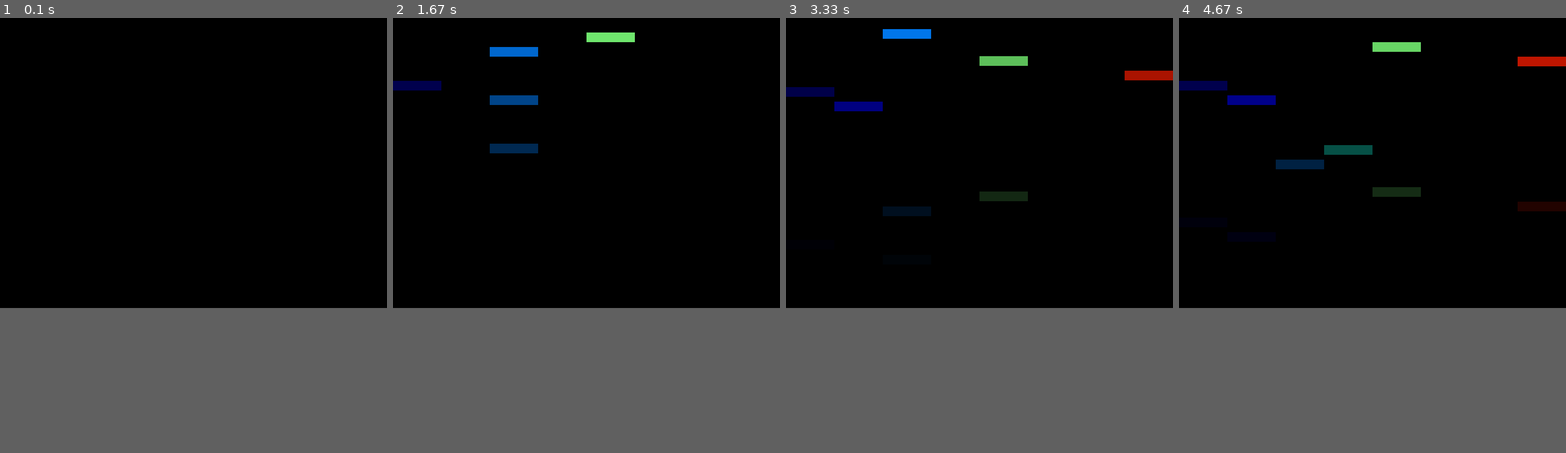
Above: before the commit, frames 1-4 (left to right).
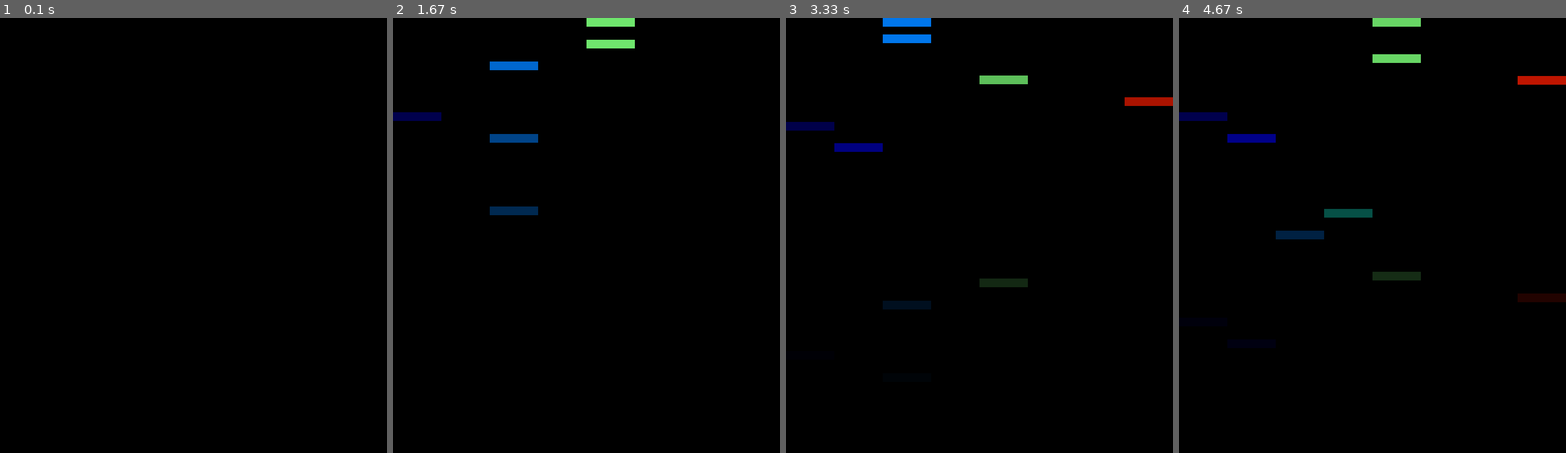
Above: after the commit, the same moments.

Repository: gabrielhuang/visual-instrument
Game: pygame game, started from pygame_demo.py
The game is run twice, just before and just after one commit, with the same random seed, the same clock (stepped at 60 frames per second) and the same inputs. The source is Python 2; it was converted automatically to run under Python 3.
Inputs:
- Up to frame 1 (0.1 s): no input
- Up to frame 2 (1.67 s): hold Space 0.33-0.8 s; hold D 0.33-0.8 s; hold D 0.83-1.3 s; tap K at 0.98 s; hold D from 1.33 s (still down); tap 2 at 1.48 s
- Up to frame 3 (3.33 s): release D at 1.8 s; hold S 2.4-2.7 s; tap K at 2.55 s; hold A 2.73-3.13 s; tap 2 at 2.88 s; hold D from 3.17 s (still down); tap 1 at 3.32 s
- Up to frame 4 (4.67 s): release D at 3.8 s; hold S 3.83-4.2 s; tap K at 3.98 s; hold A from 4.23 s (still down); tap 2 at 4.38 s
In our replay, the window is 800x600 before the commit and 800x900 after it. These sizes can differ from the game's own. Grey fills any space a smaller window leaves; there, only what the larger window draws over its background counts as a difference.

The runs differ from the first frame. In frame 1, only the window size differs. In frame 2, 2.8% of the frame differs, in the area x 0-63%, y 0-46%; in frame 3, 3.7%; in frame 4, 4.5%, in the area x 0-100%, y 0-66%.

Commit message:
change screen height

Diff:
--- a/pygame_demo.py
+++ b/pygame_demo.py
@@ -6,7 +6,7 @@
 import pygame
 from pygame.mixer import Sound
 
-SCREEN_WIDTH, SCREEN_HEIGHT = 800, 600
+SCREEN_WIDTH, SCREEN_HEIGHT = 800, 900
 
 # draw rectangles
 # https://www.cs.ucsb.edu/~pconrad/cs5nm/topics/pygame/drawing/
@@ -75,7 +75,8 @@
 REFRESH_TIME = 1. / FPS
 TOLERANCE = 1.5
 BLOCK_WIDTH = SCREEN_WIDTH / max(1, len(sounds))
-BLOCK_HEIGHT = SCREEN_HEIGHT / 30
+BLOCK_HEIGHT = SCREEN_HEIGHT / 50
+CURRENT_KEY_LAG = 0.3
 
 last_refresh = None
 while True:
@@ -97,6 +98,7 @@
                 #print music_events
             elif event.key == pygame.K_SPACE:
                 pygame.mixer.stop()
+                music_events = []  # clear music events
                 print 'Clear sounds'
             else:
                 print 'Unrecognized key {}'.format(event.key)
@@ -125,7 +127,10 @@
             color_indicator = sounds_idx[name] / float(len(sounds_idx))
             dt_indicator = np.clip((1-dt/FLIGHT_TIME)**2., 0, 1)
             color = float_to_rgb(sounds_idx[name] / float(len(sounds_idx)), dt_indicator)
-            # draw rectangle
+            # draw falling rectangle
             pygame.draw.rect(screen, color, (x, y, BLOCK_WIDTH, BLOCK_HEIGHT), 0)
+            # also draw current instrument
+            if dt < CURRENT_KEY_LAG:
+                pygame.draw.rect(screen, color, (x, 0, BLOCK_WIDTH, BLOCK_HEIGHT), 0)
         # update
         pygame.display.update()
